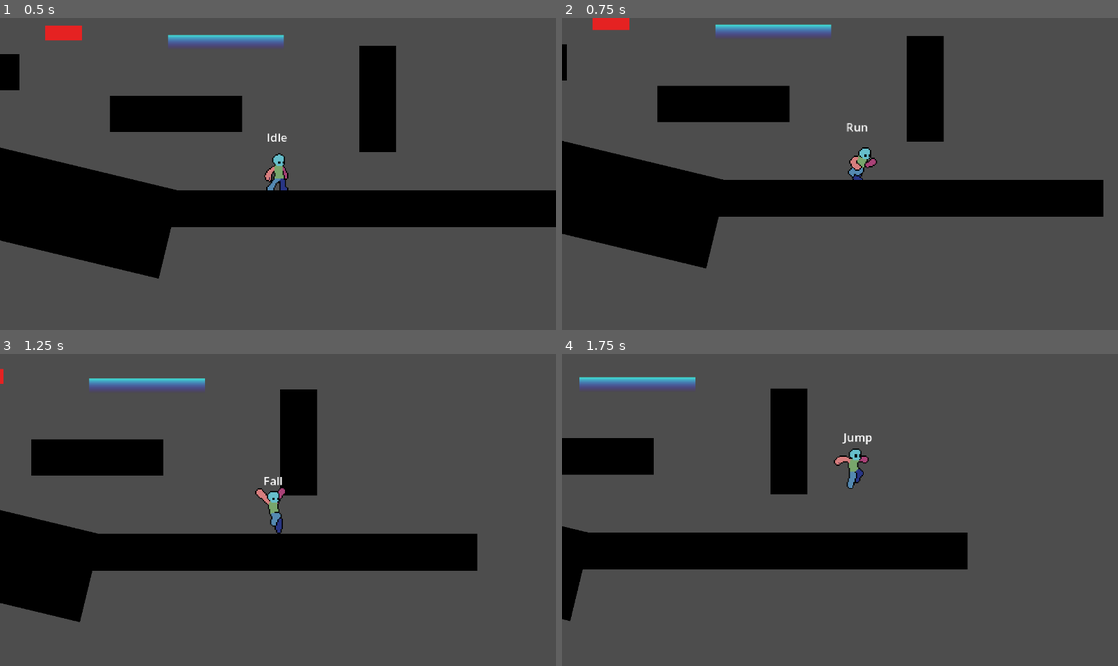
Above: before the commit, frames 1-4 (two rows, left to right).
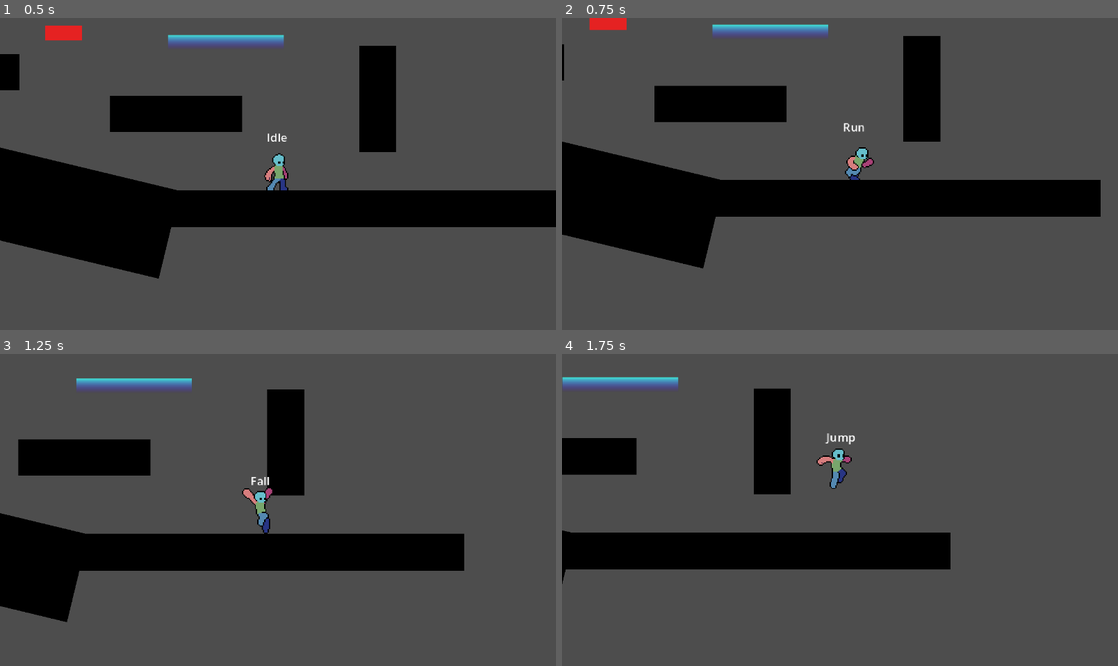
Above: after the commit, the same moments.

Repository: TianJunShi1/harry-forge
Game: Godot game, scene res://playground.tscn
Same seed, same stepped clock (60 frames per second), same inputs: the game is played once before the commit and once after it.
Inputs:
- Up to frame 1 (0.5 s): no input
- Up to frame 2 (0.75 s): hold D (right) from 0.53 s (still down); tap Shift (run) at 0.6 s
- Up to frame 3 (1.25 s): keep holding D (right); tap Space (jump) at 0.77 s
- Up to frame 4 (1.75 s): keep holding D (right); tap Shift (run) at 1.35 s; tap Space (jump) at 1.52 s

Frame 1 is identical in both runs. In frame 2, 1.4% of the frame differs, in the area x 0-98%, y 0-81%; in frame 3, 4.0%; in frame 4, 4.3%, in the area x 0-73%, y 7-86%.

Commit message:
#4月30日 摄像机手感调整

Diff:
--- a/Level/00_chapter1/01.tscn
+++ b/Level/00_chapter1/01.tscn
@@ -3,18 +3,18 @@
 [ext_resource type="TileSet" uid="uid://ttxdyeaie8lc" path="res://Level/tileset/Test_Block.tres" id="1_qyxhl"]
 [ext_resource type="PackedScene" uid="uid://dgjrbwlwhdtny" path="res://Player/player.tscn" id="2_6rgpo"]
 [ext_resource type="PackedScene" uid="uid://bc5woagptill0" path="res://Interactable/BouncePad/BouncePad.tscn" id="3_qj3k6"]
-[ext_resource type="PackedScene" uid="uid://ccog6gubguhwb" path="res://general/camera_bounds.tscn" id="4_hp1sv"]
-[ext_resource type="PackedScene" uid="uid://bm3c9p7qk2xt5" path="res://general/game_camera.tscn" id="5_cam01"]
+[ext_resource type="PackedScene" uid="uid://ccog6gubguhwb" path="res://general/camera/camera_bounds.tscn" id="4_hp1sv"]
+[ext_resource type="PackedScene" uid="uid://bm3dap7qk2xt5" path="res://general/camera/game_camera.tscn" id="5_cam01"]
 
 [sub_resource type="RectangleShape2D" id="RectangleShape2D_e5u0v"]
 size = Vector2(2039.7073, 663.96436)
 
 [sub_resource type="RectangleShape2D" id="RectangleShape2D_hp1sv"]
-size = Vector2(378, 219.99998)
+size = Vector2(405.5, 172.99998)
 
 [node name="01" type="Node2D" unique_id=159589538]
 
-[node name="GameCamera" parent="." instance=ExtResource("5_cam01")]
+[node name="GameCamera" parent="." unique_id=701613553 instance=ExtResource("5_cam01")]
 
 [node name="TileMapLayer" type="TileMapLayer" parent="." unique_id=683939103]
 tile_map_data = PackedByteArray("AAD//wgAAQAAAAAAAAAAAAgAAQAAAAAAAAABAAgAAQAAAAAAAAACAAgAAQAAAAAAAAADAAgAAQAAAAAAAAAEAA …(10624 unchanged characters)…
@@ -33,15 +33,15 @@
 bounds_source = 1
 custom_bounds_size = Vector2(256, 180)
 zone_priority = 10
-transition_duration = 0.7
+transition_duration = 1.35
 
 [node name="CollisionShape2D" parent="CameraBounds2" index="0" unique_id=550665942]
-position = Vector2(-269, -95.00001)
+position = Vector2(-236.75, -71)
 shape = SubResource("RectangleShape2D_hp1sv")
 debug_color = Color(0.6083317, 0.36382565, 1, 0.41960785)
 
 [node name="BoundsCenter" parent="CameraBounds2" index="1" unique_id=703636230]
-position = Vector2(-286, -92)
+position = Vector2(-271, -74)
 
 [node name="Player" parent="." unique_id=330197014 instance=ExtResource("2_6rgpo")]
 position = Vector2(302, 0)
--- /dev/null
+++ b/general/camera/game_camera.tscn
@@ -0,0 +1,9 @@
+[gd_scene format=3 uid="uid://bm3dap7qk2xt5"]
+
+[ext_resource type="Script" uid="uid://f6ab458871d" path="res://general/scripts/game_camera.gd" id="1_cam01"]
+
+[node name="GameCamera" type="Camera2D" unique_id=317918204 groups=["game_camera"]]
+script = ExtResource("1_cam01")
+follow_smoothing = 4.0
+look_ahead_distance = 40.0
+bounds_softness = 80.0
--- a/general/game_camera.tscn
+++ /dev/null
@@ -1,9 +0,0 @@
-[gd_scene format=3 uid="uid://bm3c9p7qk2xt5"]
-
-[ext_resource type="Script" uid="uid://f6ab458871d" path="res://general/scripts/game_camera.gd" id="1_cam01"]
-
-[node name="GameCamera" type="Camera2D" groups=["game_camera"]]
-script = ExtResource("1_cam01")
-follow_smoothing = 4.0
-look_ahead_distance = 24.0
-default_zoom = Vector2(1, 1)
--- /dev/null
+++ b/general/level_transition/Level_transition.tscn
@@ -0,0 +1,3 @@
+[gd_scene format=3 uid="uid://bj5m4npn23phg"]
+
+[node name="LevelTransition" type="Node2D" unique_id=211321214]
--- a/general/scripts/game_camera.gd
+++ b/general/scripts/game_camera.gd
@@ -19,7 +19,7 @@
 ## 跟随的目标节点（通常是 Player）；留空则自动查找 "player" 组
 @export var follow_target: Node2D
 ## 跟随平滑度，值越大反应越快（典型范围 2~8）
-@export_range(0.1, 20.0, 0.1) var follow_smoothing: float = 4.0
+@export_range(0.1, 20.0, 0.1) var follow_smoothing: float = 3.0
 
 @export_group("Look Ahead")
 ## 是否启用前视偏移
--- a/playground.tscn
+++ b/playground.tscn
@@ -2,7 +2,7 @@
 
 [ext_resource type="PackedScene" uid="uid://dgjrbwlwhdtny" path="res://Player/player.tscn" id="1_rupst"]
 [ext_resource type="PackedScene" uid="uid://bc5woagptill0" path="res://Interactable/BouncePad/BouncePad.tscn" id="2_wt17y"]
-[ext_resource type="PackedScene" uid="uid://bm3c9p7qk2xt5" path="res://general/game_camera.tscn" id="3_cam01"]
+[ext_resource type="PackedScene" uid="uid://bm3dap7qk2xt5" path="res://general/camera/game_camera.tscn" id="3_cam01"]
 
 [sub_resource type="Gradient" id="Gradient_edjgo"]
 colors = PackedColorArray(0, 0, 0, 1, 0, 0, 0, 1)
@@ -27,7 +27,7 @@
 
 [node name="playground" type="Node2D" unique_id=137952217]
 
-[node name="GameCamera" parent="." instance=ExtResource("3_cam01")]
+[node name="GameCamera" parent="." unique_id=396119301 instance=ExtResource("3_cam01")]
 
 [node name="Block1" type="Sprite2D" parent="." unique_id=1661634109]
 position = Vector2(235, 273.99997)
Renamed: general/camera_bounds.tscn -> general/camera/camera_bounds.tscn
